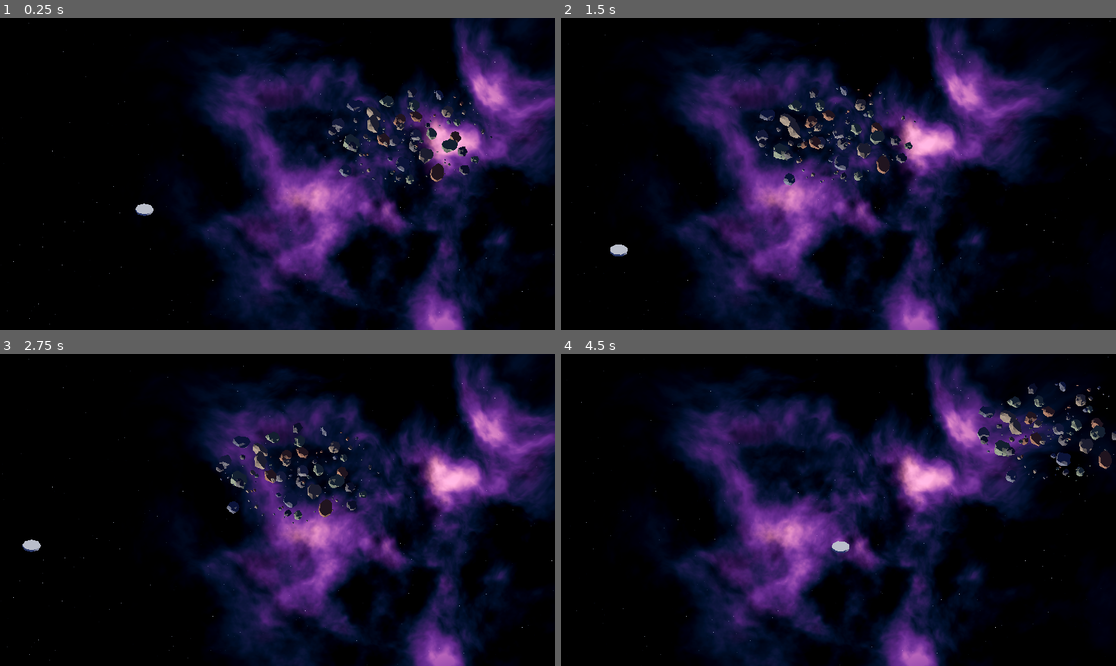
Above: before the commit, frames 1-4 (two rows, left to right).
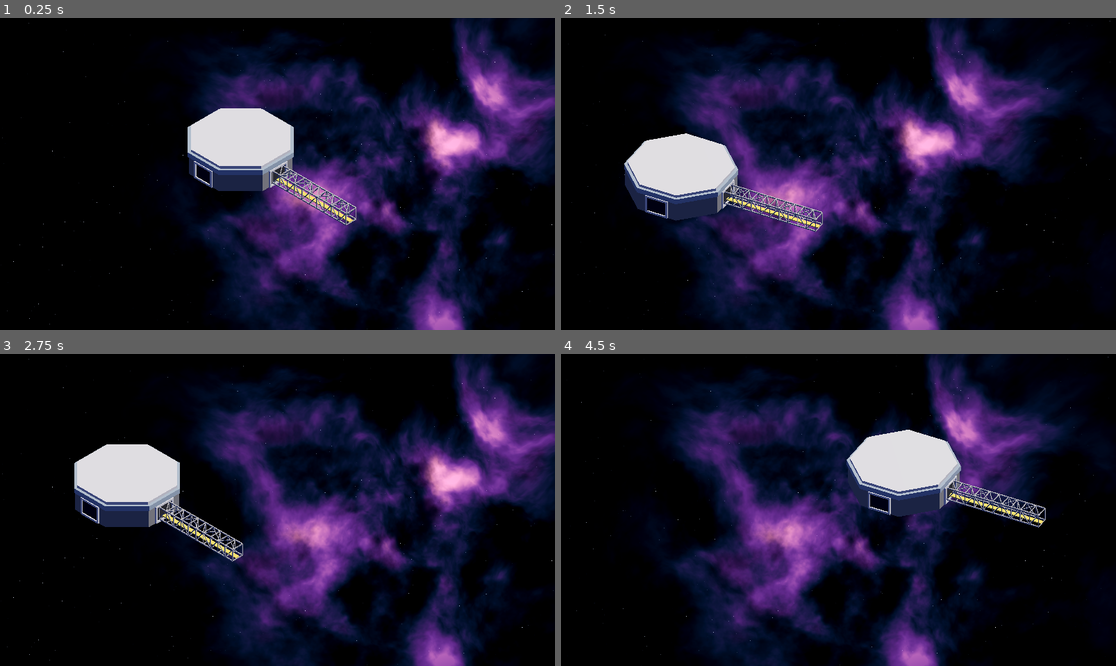
Above: after the commit, the same moments.

Repository: mturnbo/DeepYield
Game: Godot game, scene res://design/space/space_setting.tscn
The game is run twice, just before and just after one commit, with the same random seed, the same clock (stepped at 60 frames per second) and the same inputs. The project has no main scene, so this scene is started directly.
Inputs (mouse positions are in pixels of both pictures, inside the frame that each line leads up to):
- Up to frame 1 (0.25 s): no input
- Up to frame 2 (1.5 s): tap Enter at 0.5 s; move the mouse to (960, 158) at 0.52 s; hold D 0.53-1.25 s; tap R at 0.6 s; click (960, 158) at 0.67 s; drag from (727, 189) to (810, 236) at 1.27 s
- Up to frame 3 (2.75 s): move the mouse to (333, 441) at 2.02 s; hold D from 2.03 s (still down); tap R at 2.1 s
- Up to frame 4 (4.5 s): release D at 2.75 s; drag from (810, 572) to (672, 463) at 2.77 s; move the mouse to (1005, 556) at 3.52 s; hold A 3.53-4.25 s; tap R at 3.6 s; drag from (672, 463) to (755, 432) at 4.27 s

The runs differ from the first frame. In frame 1, 6.4% of the frame differs, in the area x 24-89%, y 23-67%; in frame 2, 6.7%; in frame 3, 6.5%; in frame 4, 6.8%, in the area x 48-100%, y 8-64%.

Commit message:
Rescale space scene to meters and add module base and frame piece
Co-Authored-By: Claude Opus 5.5 <noreply@anthropic.com>

Diff:
--- /dev/null
+++ b/design/modules/frame_piece.gd
@@ -0,0 +1,108 @@
+@tool
+extends Node3D
+## One piece of the platform frame: an open square truss with the rail inside.
+## It runs along +X from its origin, which sits on the frame's center line.
+## Distances are in meters.
+
+@export var length := 15.0:
+	set(value):
+		length = value
+		_rebuild()
+@export var width := 4.0:
+	set(value):
+		width = value
+		_rebuild()
+@export var height := 4.0:
+	set(value):
+		height = value
+		_rebuild()
+@export_range(1, 12) var bays := 5:
+	set(value):
+		bays = value
+		_rebuild()
+@export var chord_thickness := 0.35:
+	set(value):
+		chord_thickness = value
+		_rebuild()
+@export var brace_thickness := 0.22:
+	set(value):
+		brace_thickness = value
+		_rebuild()
+@export var truss_color := Color("9a9ea5"):
+	set(value):
+		truss_color = value
+		_rebuild()
+@export var rail_color := Color("f2d45c"):
+	set(value):
+		rail_color = value
+		_rebuild()
+
+var _mesh_instance: MeshInstance3D
+
+
+func _ready() -> void:
+	_rebuild()
+
+
+func _rebuild() -> void:
+	if not is_inside_tree():
+		return
+	if _mesh_instance == null:
+		_mesh_instance = MeshInstance3D.new()
+		add_child(_mesh_instance)
+
+	var truss := SurfaceTool.new()
+	var rail := SurfaceTool.new()
+	truss.begin(Mesh.PRIMITIVE_TRIANGLES)
+	rail.begin(Mesh.PRIMITIVE_TRIANGLES)
+
+	var hy := height / 2.0
+	var hz := width / 2.0
+	var bay := length / bays
+
+	# Four chords along the corners.
+	for y in [-hy, hy]:
+		for z in [-hz, hz]:
+			_box(truss, Vector3(length, chord_thickness, chord_thickness), Vector3(length / 2.0, y, z))
+
+	# A square ring at each end and between bays.
+	for i in bays + 1:
+		var x := i * bay
+		for z in [-hz, hz]:
+			_box(truss, Vector3(brace_thickness, height, brace_thickness), Vector3(x, 0, z))
+		for y in [-hy, hy]:
+			_box(truss, Vector3(brace_thickness, brace_thickness, width), Vector3(x, y, 0))
+
+	# One diagonal brace per bay on the two sides and the top, alternating direction.
+	for i in bays:
+		var x0 := i * bay
+		var x1 := x0 + bay
+		var flip := 1.0 if i % 2 == 0 else -1.0
+		for z in [-hz, hz]:
+			_strut(truss, Vector3(x0, -hy * flip, z), Vector3(x1, hy * flip, z))
+		_strut(truss, Vector3(x0, hy, -hz * flip), Vector3(x1, hy, hz * flip))
+
+	# The rail runs along the floor of the truss.
+	_box(rail, Vector3(length, 0.3, 1.4), Vector3(length / 2.0, -hy + chord_thickness / 2.0 + 0.15, 0))
+
+	var mesh := ArrayMesh.new()
+	truss.commit(mesh)
+	mesh.surface_set_material(0, MeshBuilder.make_material(truss_color))
+	rail.commit(mesh)
+	mesh.surface_set_material(1, MeshBuilder.make_material(rail_color))
+	_mesh_instance.mesh = mesh
+
+
+func _box(st: SurfaceTool, size: Vector3, center: Vector3) -> void:
+	MeshBuilder.add_box(st, size, Transform3D(Basis(), center))
+
+
+# A thin box from one point to another.
+func _strut(st: SurfaceTool, from: Vector3, to: Vector3) -> void:
+	var along := to - from
+	var x_axis := along.normalized()
+	var helper := Vector3.UP if absf(x_axis.dot(Vector3.UP)) < 0.9 else Vector3.BACK
+	var z_axis := x_axis.cross(helper).normalized()
+	var y_axis := z_axis.cross(x_axis)
+	var strut_basis := Basis(x_axis, y_axis, z_axis)
+	MeshBuilder.add_box(st, Vector3(along.length(), brace_thickness, brace_thickness), Transform3D(strut_basis, (from + to) / 2.0))
--- /dev/null
+++ b/design/modules/mesh_builder.gd
@@ -0,0 +1,68 @@
+class_name MeshBuilder
+## Helpers for building flat-shaded block meshes with SurfaceTool.
+## Godot draws clockwise triangles as front faces, so each face is wound
+## clockwise as seen from outside.
+
+
+static func add_triangle(st: SurfaceTool, a: Vector3, b: Vector3, c: Vector3, outward: Vector3) -> void:
+	var cross := (b - a).cross(c - a)
+	if cross.dot(outward) > 0.0:
+		var swap := b
+		b = c
+		c = swap
+		cross = -cross
+	var normal := -cross.normalized()
+	for point in [a, b, c]:
+		st.set_normal(normal)
+		st.add_vertex(point)
+
+
+static func add_quad(st: SurfaceTool, a: Vector3, b: Vector3, c: Vector3, d: Vector3, outward: Vector3) -> void:
+	add_triangle(st, a, b, c, outward)
+	add_triangle(st, a, c, d, outward)
+
+
+static func add_box(st: SurfaceTool, size: Vector3, xform: Transform3D) -> void:
+	var h := size / 2.0
+	var corners := []
+	for i in 8:
+		var local := Vector3(h.x if i & 1 else -h.x, h.y if i & 2 else -h.y, h.z if i & 4 else -h.z)
+		corners.append(xform * local)
+	var faces := [
+		[1, 3, 7, 5, Vector3.RIGHT], [0, 4, 6, 2, Vector3.LEFT],
+		[2, 6, 7, 3, Vector3.UP], [0, 1, 5, 4, Vector3.DOWN],
+		[4, 5, 7, 6, Vector3.BACK], [0, 2, 3, 1, Vector3.FORWARD],
+	]
+	for face in faces:
+		add_quad(st, corners[face[0]], corners[face[1]], corners[face[2]], corners[face[3]], xform.basis * face[4])
+
+
+# A prism around the vertical axis, or a frustum when the two radii differ.
+# Radii are to the corners. With 8 sides and a 22.5 degree offset, flat sides face the X and Z axes.
+static func add_prism(st: SurfaceTool, sides: int, bottom_radius: float, top_radius: float, bottom_y: float, top_y: float, angle_offset: float) -> void:
+	var bottom := []
+	var top := []
+	for i in sides:
+		var angle := angle_offset + i * TAU / sides
+		var direction := Vector3(cos(angle), 0.0, sin(angle))
+		bottom.append(direction * bottom_radius + Vector3(0, bottom_y, 0))
+		top.append(direction * top_radius + Vector3(0, top_y, 0))
+	for i in sides:
+		var j := (i + 1) % sides
+		var outward: Vector3 = (bottom[i] + bottom[j]) / 2.0
+		outward.y = 0.0
+		add_quad(st, bottom[i], bottom[j], top[j], top[i], outward)
+	var bottom_center := Vector3(0, bottom_y, 0)
+	var top_center := Vector3(0, top_y, 0)
+	for i in sides:
+		var j := (i + 1) % sides
+		add_triangle(st, top_center, top[i], top[j], Vector3.UP)
+		add_triangle(st, bottom_center, bottom[j], bottom[i], Vector3.DOWN)
+
+
+static func make_material(color: Color) -> StandardMaterial3D:
+	var material := StandardMaterial3D.new()
+	material.albedo_color = color
+	material.roughness = 0.8
+	material.metallic = 0.2
+	return material
--- /dev/null
+++ b/design/modules/module_base.gd
@@ -0,0 +1,113 @@
+@tool
+extends Node3D
+## The octagonal base every module stands on: a hull, a color band around the rim,
+## a top deck and a frame port on four of its sides. Distances are in meters.
+## The origin sits on the frame's center line, so frame pieces line up with the ports.
+## Change any setting in the Inspector and the base rebuilds in the editor right away.
+
+@export var across_flats := 30.0:
+	set(value):
+		across_flats = value
+		_rebuild()
+@export var hull_height := 6.0:
+	set(value):
+		hull_height = value
+		_rebuild()
+@export var band_height := 1.6:
+	set(value):
+		band_height = value
+		_rebuild()
+@export var deck_height := 0.8:
+	set(value):
+		deck_height = value
+		_rebuild()
+@export var keel_height := 1.2:
+	set(value):
+		keel_height = value
+		_rebuild()
+@export var port_width := 6.0:
+	set(value):
+		port_width = value
+		_rebuild()
+@export var port_height := 4.6:
+	set(value):
+		port_height = value
+		_rebuild()
+@export var hull_color := Color("7b7f84"):
+	set(value):
+		hull_color = value
+		_rebuild()
+@export var band_color := Color("8fa3b8"):
+	set(value):
+		band_color = value
+		_rebuild()
+@export var deck_color := Color("c7cdd6"):
+	set(value):
+		deck_color = value
+		_rebuild()
+@export var port_color := Color("2c3038"):
+	set(value):
+		port_color = value
+		_rebuild()
+
+# Ports face east, south, west and north: the flat sides on the X and Z axes.
+const PORT_DIRECTIONS := [Vector3.RIGHT, Vector3.BACK, Vector3.LEFT, Vector3.FORWARD]
+const RIM := 0.6
+
+var _mesh_instance: MeshInstance3D
+
+
+func _ready() -> void:
+	_rebuild()
+
+
+func _rebuild() -> void:
+	if not is_inside_tree():
+		return
+	if _mesh_instance == null:
+		_mesh_instance = MeshInstance3D.new()
+		add_child(_mesh_instance)
+
+	var hull := SurfaceTool.new()
+	var band := SurfaceTool.new()
+	var deck := SurfaceTool.new()
+	var port := SurfaceTool.new()
+	for st in [hull, band, deck, port]:
+		st.begin(Mesh.PRIMITIVE_TRIANGLES)
+
+	var half := hull_height / 2.0
+	var band_top := half + band_height
+	MeshBuilder.add_prism(hull, 8, _corner_radius(across_flats - 6.0), _corner_radius(across_flats), -half - keel_height, -half, PI / 8.0)
+	MeshBuilder.add_prism(hull, 8, _corner_radius(across_flats), _corner_radius(across_flats), -half, half, PI / 8.0)
+	MeshBuilder.add_prism(band, 8, _corner_radius(across_flats + 0.6), _corner_radius(across_flats + 0.6), half, band_top, PI / 8.0)
+	MeshBuilder.add_prism(deck, 8, _corner_radius(across_flats - 1.2), _corner_radius(across_flats - 1.2), band_top, band_top + deck_height, PI / 8.0)
+
+	for direction in PORT_DIRECTIONS:
+		_add_port(port, deck, direction)
+
+	var mesh := ArrayMesh.new()
+	for pair in [[hull, hull_color], [band, band_color], [deck, deck_color], [port, port_color]]:
+		pair[0].commit(mesh)
+		mesh.surface_set_material(mesh.get_surface_count() - 1, MeshBuilder.make_material(pair[1]))
+	_mesh_instance.mesh = mesh
+
+
+# A dark socket in the hull side with a light rim around it.
+func _add_port(socket: SurfaceTool, rim: SurfaceTool, direction: Vector3) -> void:
+	var facing := Transform3D(Basis(Vector3.UP, atan2(-direction.z, direction.x)), Vector3.ZERO)
+	var face := across_flats / 2.0
+	MeshBuilder.add_box(socket, Vector3(0.4, port_height, port_width), facing * Transform3D(Basis(), Vector3(face - 0.1, 0, 0)))
+
+	var rim_x := face + RIM / 2.0 - 0.1
+	var rim_y := port_height / 2.0 + RIM / 2.0
+	var rim_z := port_width / 2.0 + RIM / 2.0
+	var across := Vector3(RIM, RIM, port_width + RIM * 2.0)
+	var upright := Vector3(RIM, port_height, RIM)
+	MeshBuilder.add_box(rim, across, facing * Transform3D(Basis(), Vector3(rim_x, rim_y, 0)))
+	MeshBuilder.add_box(rim, across, facing * Transform3D(Basis(), Vector3(rim_x, -rim_y, 0)))
+	MeshBuilder.add_box(rim, upright, facing * Transform3D(Basis(), Vector3(rim_x, 0, rim_z)))
+	MeshBuilder.add_box(rim, upright, facing * Transform3D(Basis(), Vector3(rim_x, 0, -rim_z)))
+
+
+func _corner_radius(flats: float) -> float:
+	return flats / 2.0 / cos(PI / 8.0)
--- a/design/space/asteroid_field.gd
+++ b/design/space/asteroid_field.gd
@@ -1,6 +1,6 @@
 @tool
 extends Node3D
-## A field of low-poly, flat-shaded asteroids.
+## A field of low-poly, flat-shaded asteroids. Distances are in meters.
 ## Move this node to move the field. Change any setting in the Inspector and the
 ## field rebuilds in the editor right away.
 ## The whole formation turns slowly, each rock wanders a little around its spot,
@@ -14,19 +14,19 @@
 	set(value):
 		asteroid_count = value
 		_rebuild()
-@export var field_radius := 22.0:
+@export var field_radius := 130.0:
 	set(value):
 		field_radius = value
 		_rebuild()
-@export var field_thickness := 3.0:
+@export var field_thickness := 18.0:
 	set(value):
 		field_thickness = value
 		_rebuild()
-@export var min_size := 0.2:
+@export var min_size := 1.2:
 	set(value):
 		min_size = value
 		_rebuild()
-@export var max_size := 2.4:
+@export var max_size := 14.0:
 	set(value):
 		max_size = value
 		_rebuild()
@@ -36,7 +36,7 @@
 		_rebuild()
 @export var spin_speed := 0.06
 @export var formation_turn_speed_deg := 0.4
-@export var wander_distance := 0.4
+@export var wander_distance := 2.4
 @export var wander_period := 60.0
 @export var rock_colors: Array[Color] = [
 	Color("5b5e68"),
--- a/design/space/iso_camera_rig.gd
+++ b/design/space/iso_camera_rig.gd
@@ -1,6 +1,6 @@
 @tool
 extends Node3D
-## Isometric orthographic camera that orbits a focus point.
+## Isometric orthographic camera that orbits a focus point. Distances are in meters.
 ## Drag with the left mouse button to rotate, scroll to zoom, WASD or the arrow
 ## keys to pan, and R to reset the view.
 
@@ -12,15 +12,15 @@
 	set(value):
 		pitch_deg = value
 		_place_camera()
-@export var zoom := 70.0:
+@export var zoom := 400.0:
 	set(value):
 		zoom = clampf(value, min_zoom, max_zoom)
 		_place_camera()
-@export var min_zoom := 10.0
-@export var max_zoom := 240.0
-@export var distance := 300.0
+@export var min_zoom := 40.0
+@export var max_zoom := 3000.0
+@export var distance := 4000.0
 @export var rotate_speed := 0.3
-@export var pan_speed := 40.0
+@export var pan_speed := 230.0
 
 var _start_position := Vector3.ZERO
 var _start_yaw := 0.0
@@ -63,7 +63,7 @@
 	if Input.is_key_pressed(KEY_D) or Input.is_key_pressed(KEY_RIGHT):
 		move.x += 1.0
 	if move != Vector3.ZERO:
-		position += basis * move.normalized() * pan_speed * delta * (zoom / 70.0)
+		position += basis * move.normalized() * pan_speed * delta * (zoom / 400.0)
 
 
 func _place_camera() -> void:
--- a/design/space/space_setting.tscn
+++ b/design/space/space_setting.tscn
@@ -1,8 +1,10 @@
-[gd_scene load_steps=10 format=3]
+[gd_scene load_steps=9 format=3]
 
 [ext_resource type="Script" path="res://design/space/iso_camera_rig.gd" id="1_rig"]
 [ext_resource type="Shader" path="res://design/space/nebula_backdrop.gdshader" id="2_neb"]
 [ext_resource type="Script" path="res://design/space/asteroid_field.gd" id="3_field"]
+[ext_resource type="Script" path="res://design/modules/module_base.gd" id="4_base"]
+[ext_resource type="Script" path="res://design/modules/frame_piece.gd" id="5_frame"]
 
 [sub_resource type="Environment" id="Environment_space"]
 background_mode = 1
@@ -22,17 +24,6 @@
 material = SubResource("ShaderMaterial_nebula")
 size = Vector2(2, 2)
 
-[sub_resource type="CylinderMesh" id="CylinderMesh_platform"]
-top_radius = 2.5
-bottom_radius = 2.5
-height = 0.6
-radial_segments = 8
-rings = 1
-
-[sub_resource type="StandardMaterial3D" id="Material_platform"]
-albedo_color = Color(0.56, 0.6, 0.67, 1)
-roughness = 0.9
-
 [node name="SpaceSetting" type="Node3D"]
 
 [node name="WorldEnvironment" type="WorldEnvironment" parent="."]
@@ -44,26 +35,35 @@
 light_energy = 1.3
 
 [node name="CameraRig" type="Node3D" parent="."]
-position = Vector3(13.7, 0, -37.6)
+position = Vector3(15, 0, 0)
 script = ExtResource("1_rig")
-zoom = 85.0
+zoom = 90.0
 
 [node name="Camera3D" type="Camera3D" parent="CameraRig"]
 projection = 1
 current = true
-size = 85.0
-near = 0.5
-far = 1000.0
+size = 90.0
+near = 1.0
+far = 10000.0
 
 [node name="NebulaBackdrop" type="MeshInstance3D" parent="CameraRig/Camera3D"]
 cast_shadow = 0
 extra_cull_margin = 16384.0
 mesh = SubResource("QuadMesh_backdrop")
 
-[node name="PlatformMarker" type="MeshInstance3D" parent="."]
-mesh = SubResource("CylinderMesh_platform")
-surface_material_override/0 = SubResource("Material_platform")
+[node name="Platform" type="Node3D" parent="."]
+
+[node name="ModuleBase" type="Node3D" parent="Platform"]
+script = ExtResource("4_base")
+
+[node name="FramePiece1" type="Node3D" parent="Platform"]
+position = Vector3(15, 0, 0)
+script = ExtResource("5_frame")
+
+[node name="FramePiece2" type="Node3D" parent="Platform"]
+position = Vector3(30, 0, 0)
+script = ExtResource("5_frame")
 
 [node name="AsteroidField" type="Node3D" parent="."]
-position = Vector3(27.4, 0, -75.2)
+position = Vector3(308.2, 0, -846)
 script = ExtResource("3_field")
Not shown, added: design/modules/frame_piece.gd.uid
Not shown, added: design/modules/mesh_builder.gd.uid
Not shown, added: design/modules/module_base.gd.uid
